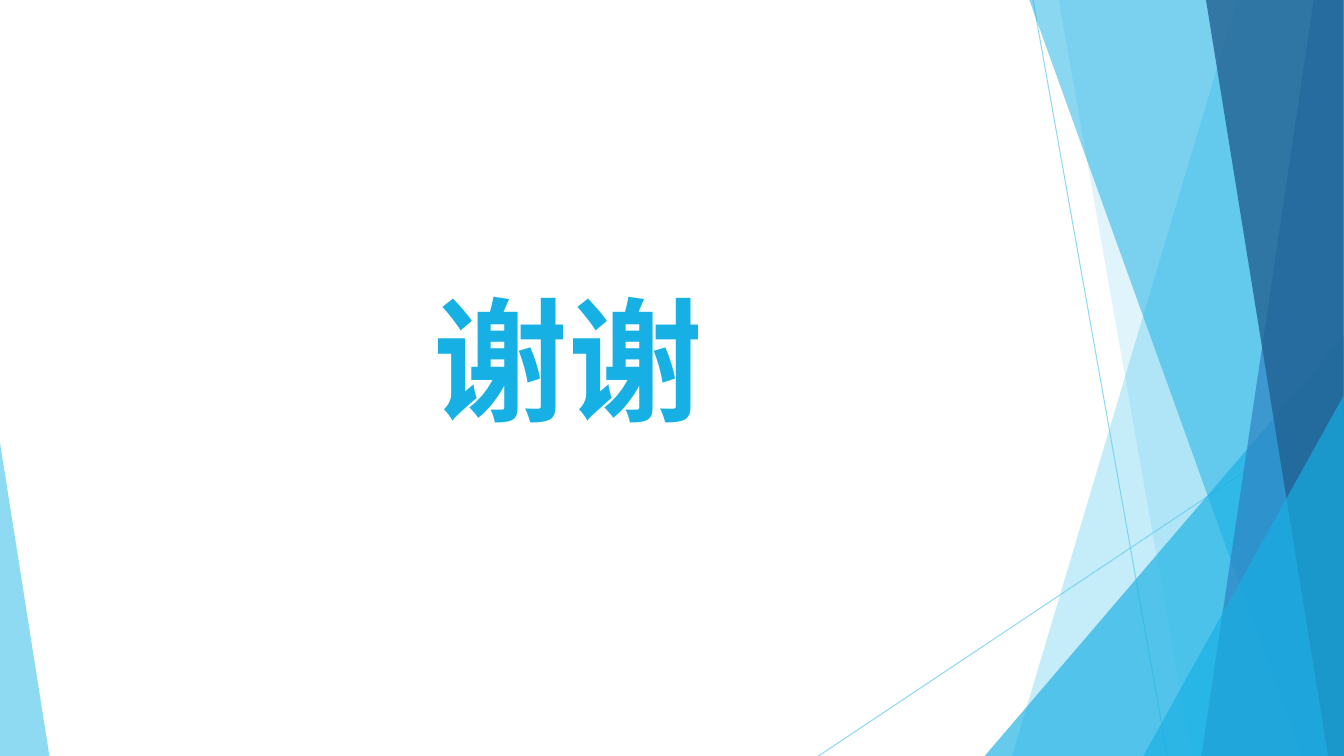
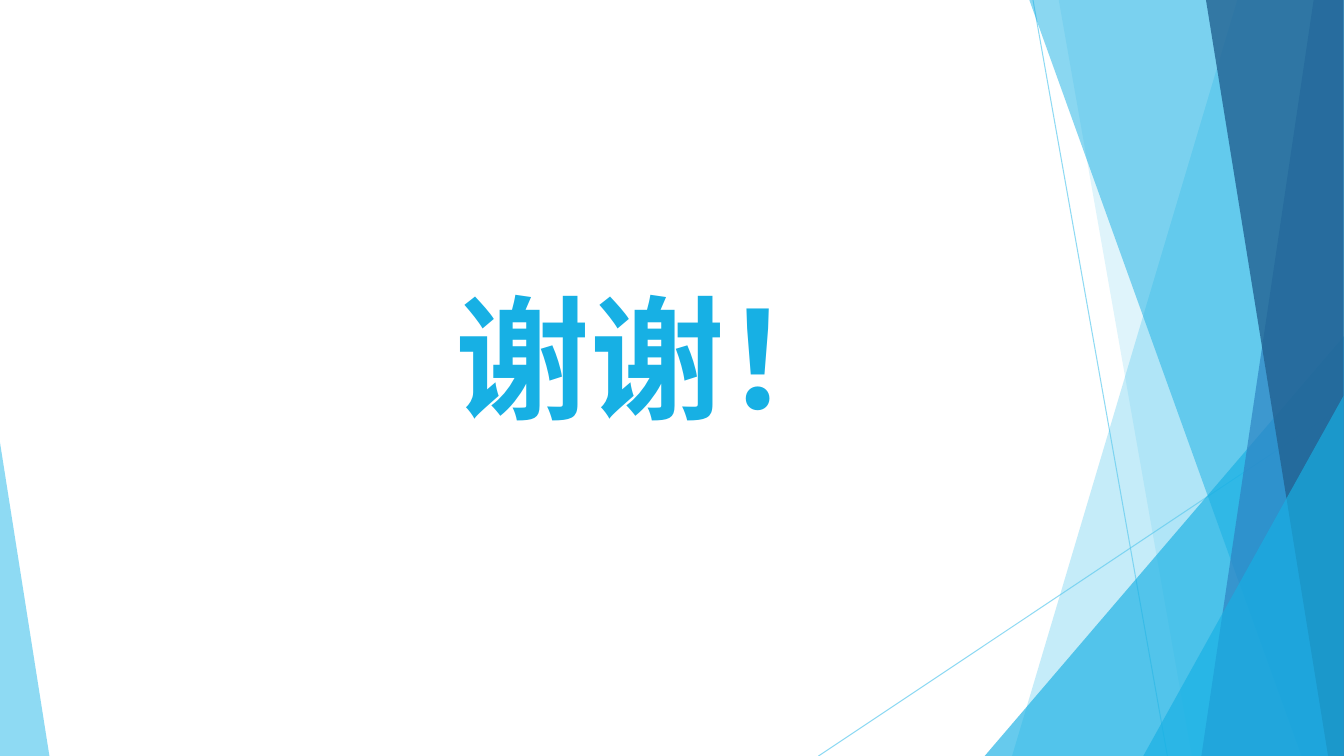
Before and after one commit to helloeda/smartBus, a slide deck: slide 15 of 毕业设计.pptx (slide 13 before the commit). Drawn at 1344x756 pixels with LibreOffice and Linux fonts; fonts in the diff are those of the drawing. Boxes give left, top, right and bottom in pixels: in the first picture for what was removed or moved away, otherwise in the second. Text is boxed around its words. In the diff, an @@ line names an element or a change of style, - is before the commit and + after.

```diff
--- a/毕业设计.pptx
+++ b/毕业设计.pptx
@@ text at <box>456,295,859,421</box>: text changed; font Roboto to Noto Sans CJK SC @@
-谢谢
+谢谢！
```
Also in this commit, not shown: 9 other slides changed, 5 slides added, 3 slides removed, 19 other files.
